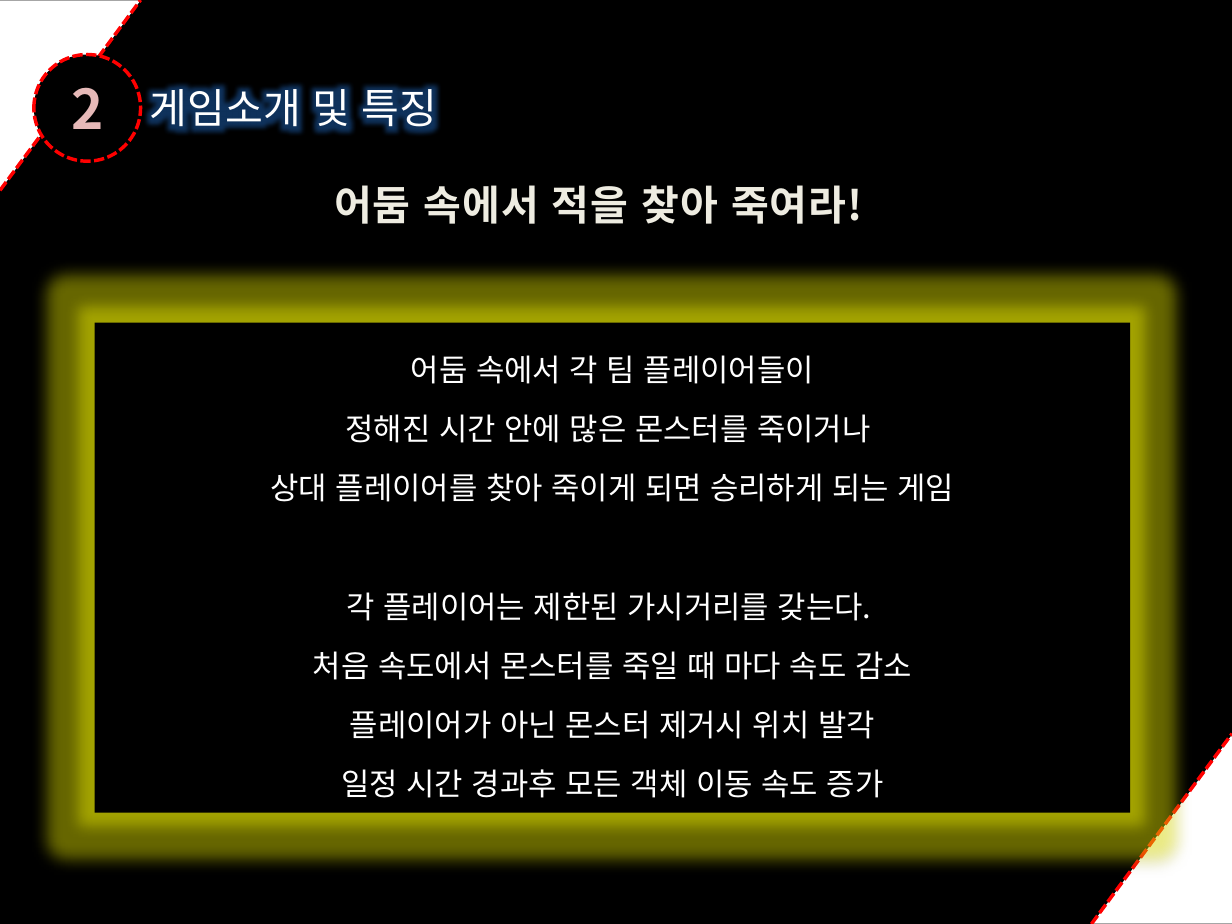
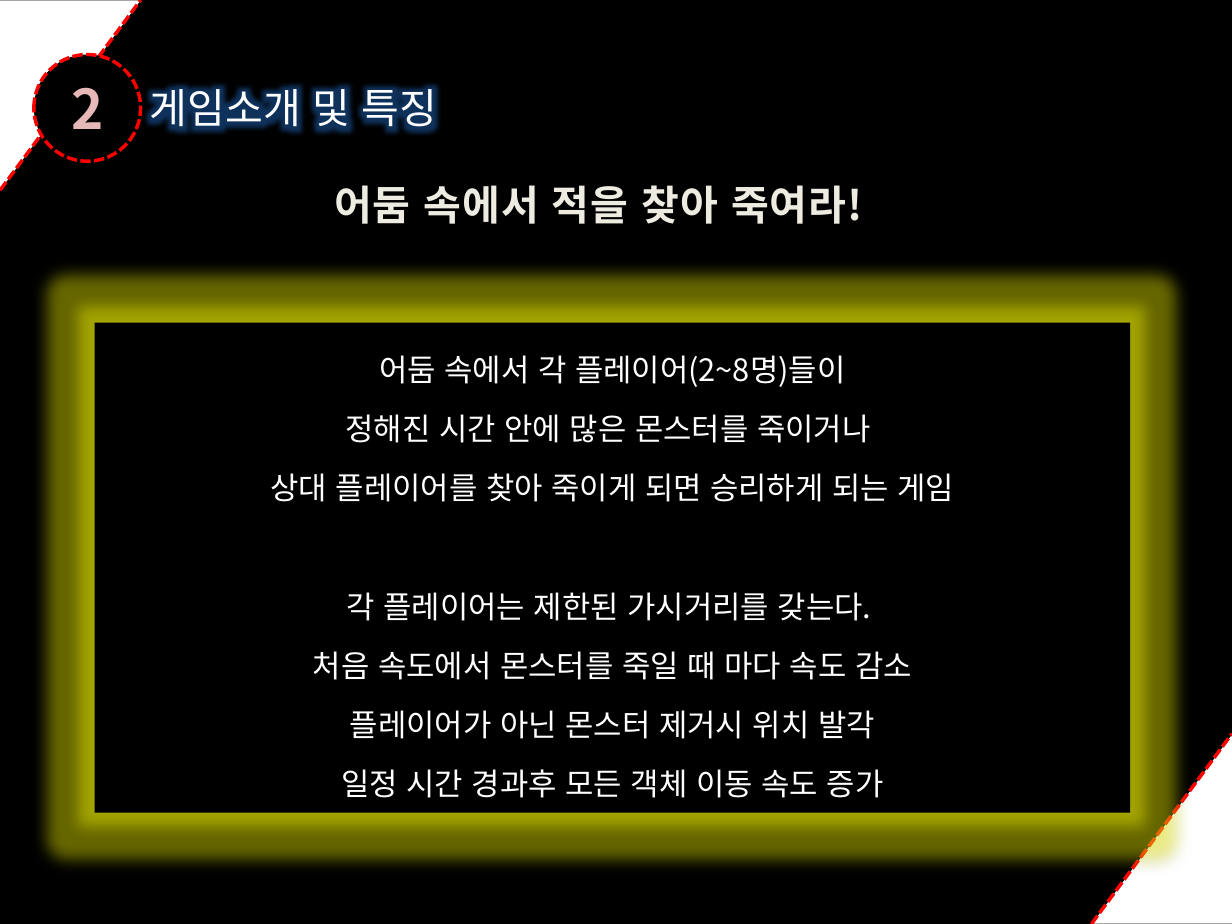
Before and after one commit to dygks910910/Darkness, a slide deck: slide 4 of 졸업작품 제안서(박요한,민두홍,정재훈).pptx. Drawn at 1232x924 pixels with LibreOffice and Linux fonts; fonts in the diff are those of the drawing. Boxes give left, top, right and bottom in pixels: in the first picture for what was removed or moved away, otherwise in the second. Text is boxed around its words. In the diff, an @@ line names an element or a change of style, - is before the commit and + after.

```diff
--- a/졸업작품 제안서(박요한,민두홍,정재훈).pptx
+++ b/졸업작품 제안서(박요한,민두홍,정재훈).pptx
@@ text in rectangle at bbox=[379, 355, 845, 387]: text changed @@
-어둠 속에서 각 팀 플레이어들이
+어둠 속에서 각 플레이어(2~8명)들이
```
Also in this commit, not shown: 4 other slides changed, 1 slide removed.
